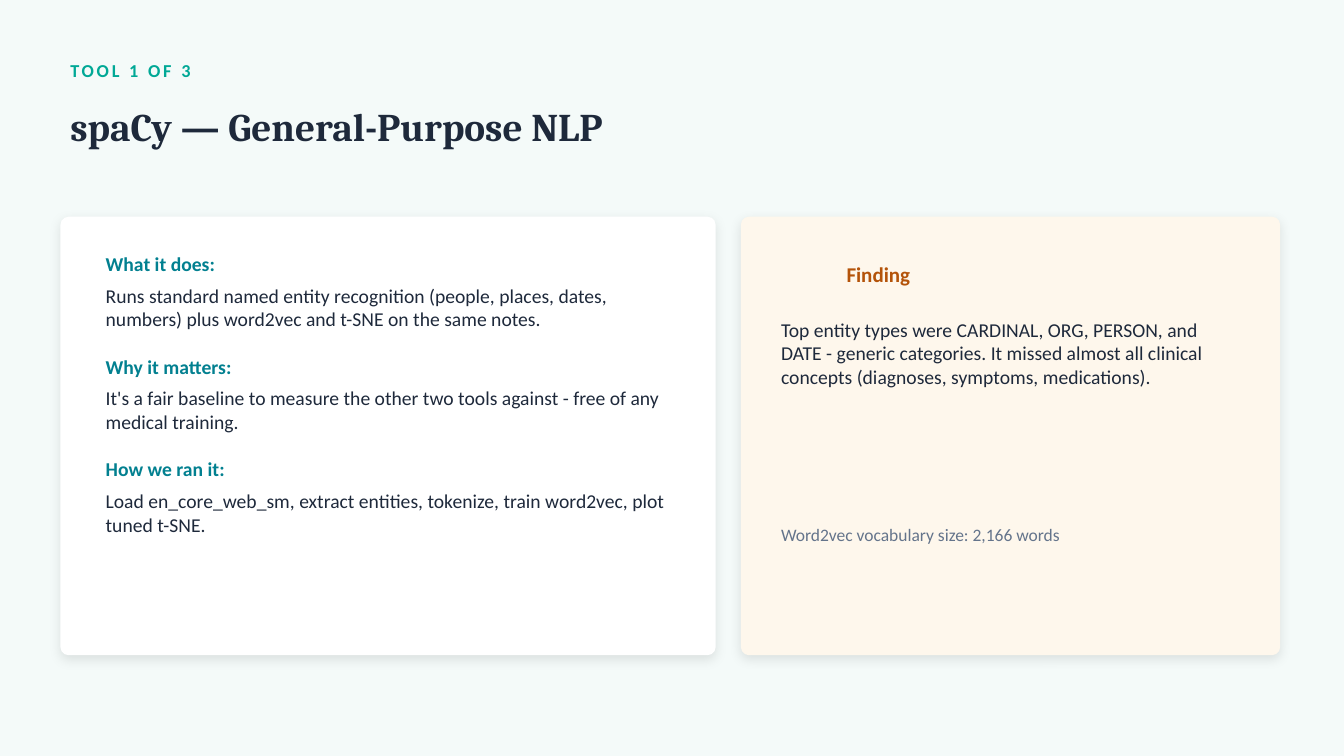
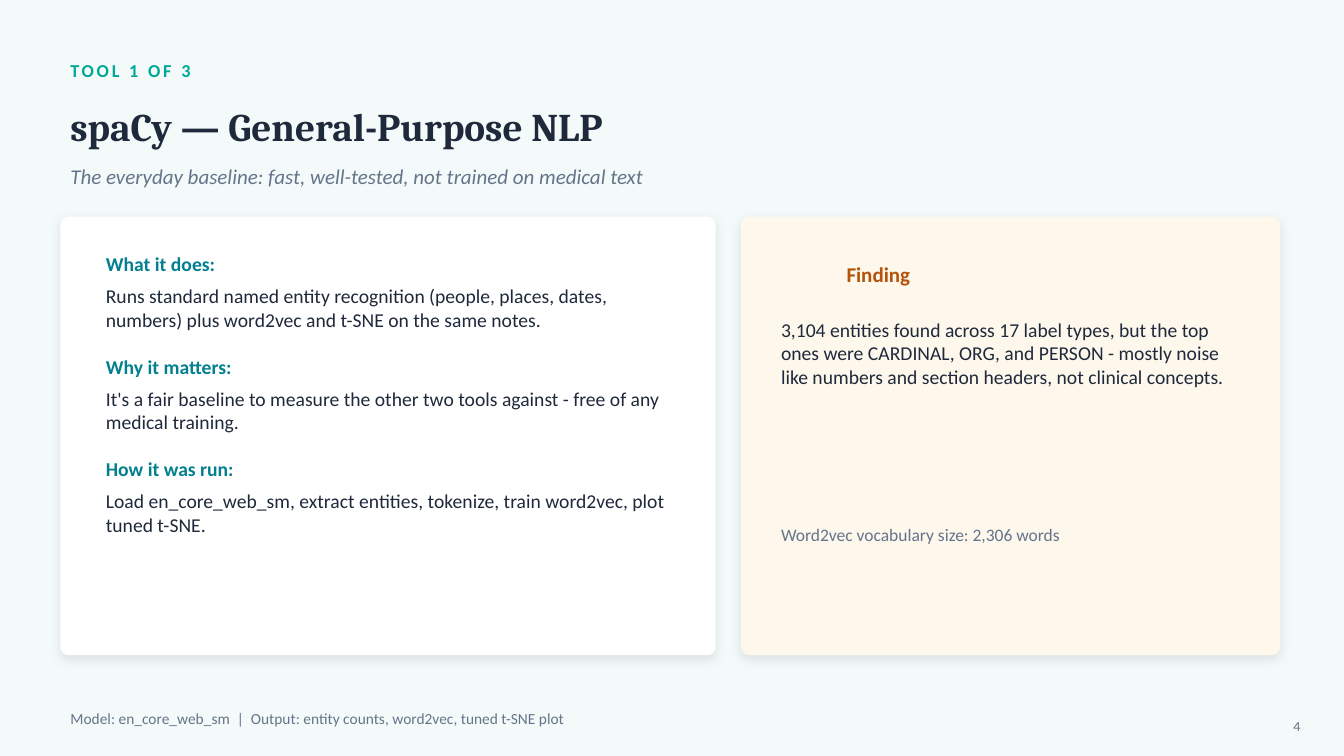
Before and after one commit to murali-github/msai-aih, a slide deck: slide 4 of MIMIC_NLP_Presentation.pptx. Drawn at 1344x756 pixels with LibreOffice and Linux fonts; fonts in the diff are those of the drawing. Boxes give left, top, right and bottom in pixels: in the first picture for what was removed or moved away, otherwise in the second. Text is boxed around its words. In the diff, an @@ line names an element or a change of style, - is before the commit and + after.

```diff
--- a/MIMIC_NLP_Presentation.pptx
+++ b/MIMIC_NLP_Presentation.pptx
@@ text added at (x1=70, y1=169, x2=643, y2=188), 15 pt, text #64748B, italic @@
+The everyday baseline: fast, well-tested, not trained on medical text
@@ text at (x1=781, y1=323, x2=1223, y2=387): text changed @@
-Top entity types were CARDINAL, ORG, PERSON, and DATE - generic categories. It missed almost all clinical concepts (diagnoses, symptoms, medications).
+3,104 entities found across 17 label types, but the top ones were CARDINAL, ORG, and PERSON - mostly noise like numbers and section headers, not clinical concepts.
@@ text at (x1=106, y1=462, x2=233, y2=476): text changed @@
-How we ran it:
+How it was run:
@@ text at (x1=781, y1=529, x2=1059, y2=544): text changed @@
-Word2vec vocabulary size: 2,166 words
+Word2vec vocabulary size: 2,306 words
@@ text added at (x1=70, y1=713, x2=564, y2=727), 11 pt, text #64748B @@
+Model: en_core_web_sm | Output: entity counts, word2vec, tuned t-SNE plot
@@ text added at (x1=1293, y1=722, x2=1300, y2=731), 10 pt, text #64748B @@
+4
```
Also in this commit, not shown: 7 other slides changed, 6 slides added, 2 other files.
